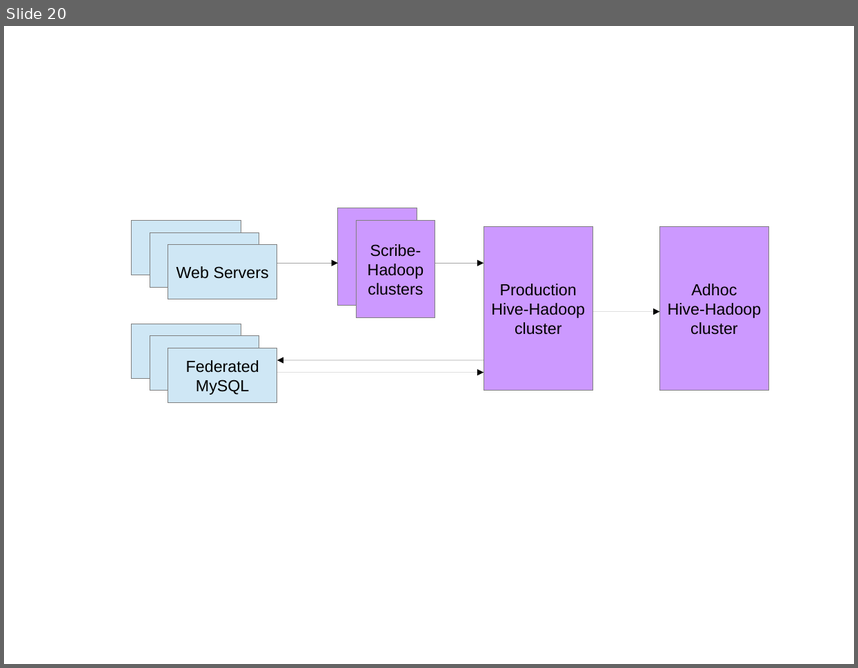
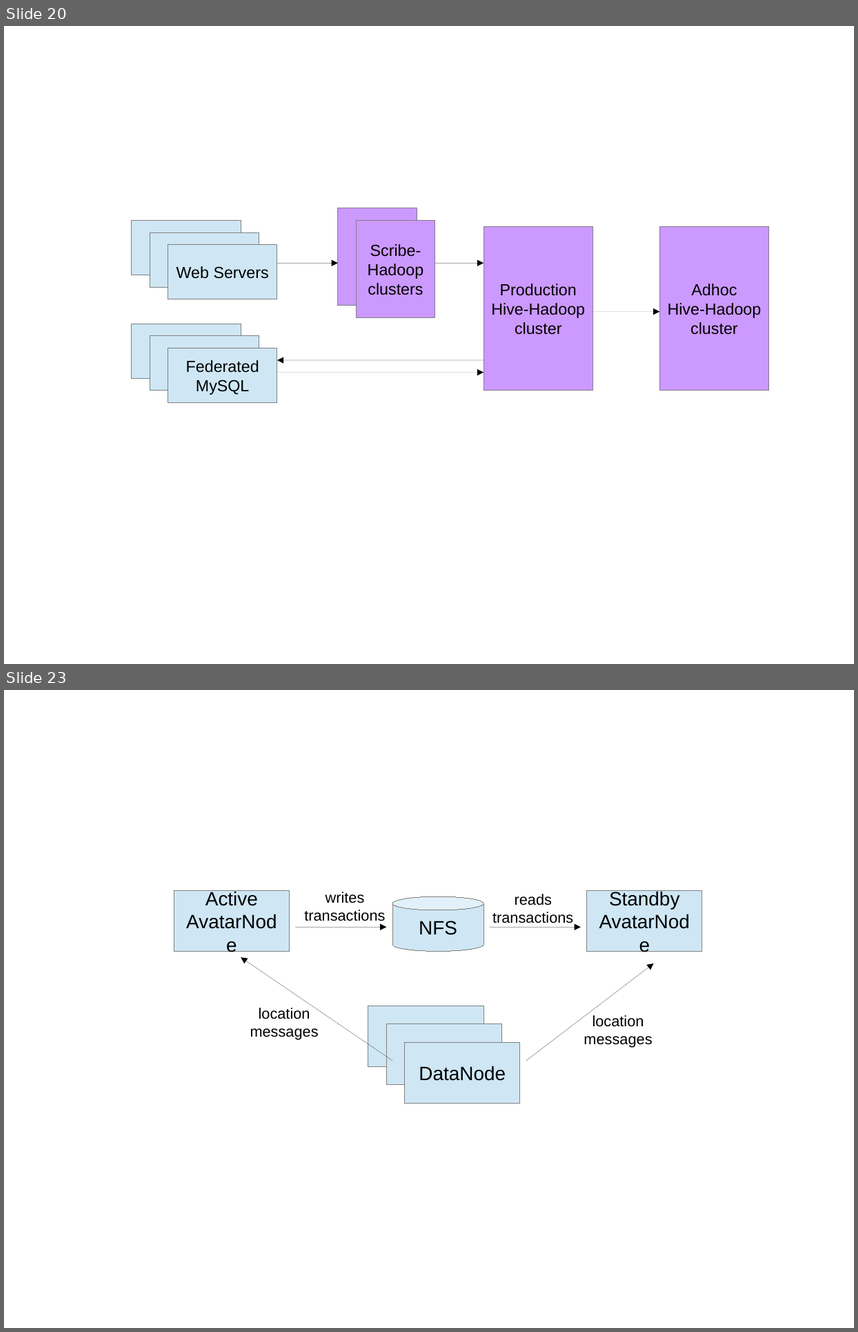
Before and after one commit to Visorgood/LambdaThesis, a slide deck: Thesis/thesis_template/images/Thesis_Images.odp. Shown one above the other, each under a label of ours: slide 20 before the commit, slides 20 and 23 after it; the slides between them are not shown. The pictures are 858x668 and 858x1332 pixels, drawn with LibreOffice and Linux fonts; fonts in the diff are those of the drawing. Boxes give left, top, right and bottom in pixels: in the first picture for what was removed or moved away, otherwise in the second. Text is boxed around its words. In the diff, an @@ line names an element or a change of style, - is before the commit and + after.

```diff
--- a/Thesis/thesis_template/images/Thesis_Images.odp
+++ b/Thesis/thesis_template/images/Thesis_Images.odp
@@ slide 23 added at (4,690,854,1328), background #FFFFFF @@
@@ rectangle added at (174,891,290,952), fill #CFE7F5, outline #808080 0 pt, 18 pt, text #000000 @@
+Active
+AvatarNode
@@ text added at (304,891,385,924), 14 pt, text #000000 @@
+writes
+transactions
@@ text added at (493,894,573,923), 14 pt, text #000000 @@
+reads
+transactions
@@ rectangle added at (587,891,703,952), fill #CFE7F5, outline #808080 0 pt, 18 pt, text #000000 @@
+Standby
+AvatarNode
@@ cylinder added at (392,897,484,952), fill #CFE7F5, outline #808080 0 pt, 18 pt, text #000000 @@
+NFS
@@ arrow added from (296, 927) to (387, 927), #000000 0 pt @@
@@ arrow added from (490, 927) to (581, 927), #000000 0 pt @@
@@ arrow added from (392, 1061) to (241, 957), #000000 0 pt @@
@@ arrow added from (526, 1061) to (654, 963), #000000 0 pt @@
@@ text added at (250,1007,319,1039), 14 pt, text #000000 @@
+location
+messages
@@ rectangle added at (368,1005,484,1067), fill #CFE7F5, outline #808080 0 pt @@
@@ text added at (584,1015,652,1047), 14 pt, text #000000 @@
+location
+messages
@@ rectangle added at (387,1024,502,1085), fill #CFE7F5, outline #808080 0 pt @@
@@ rectangle added at (405,1043,521,1103), fill #CFE7F5, outline #808080 0 pt, 18 pt, text #000000 @@
+DataNode
```
Also in this commit, not shown: 3 other slides added, 11 other files.
